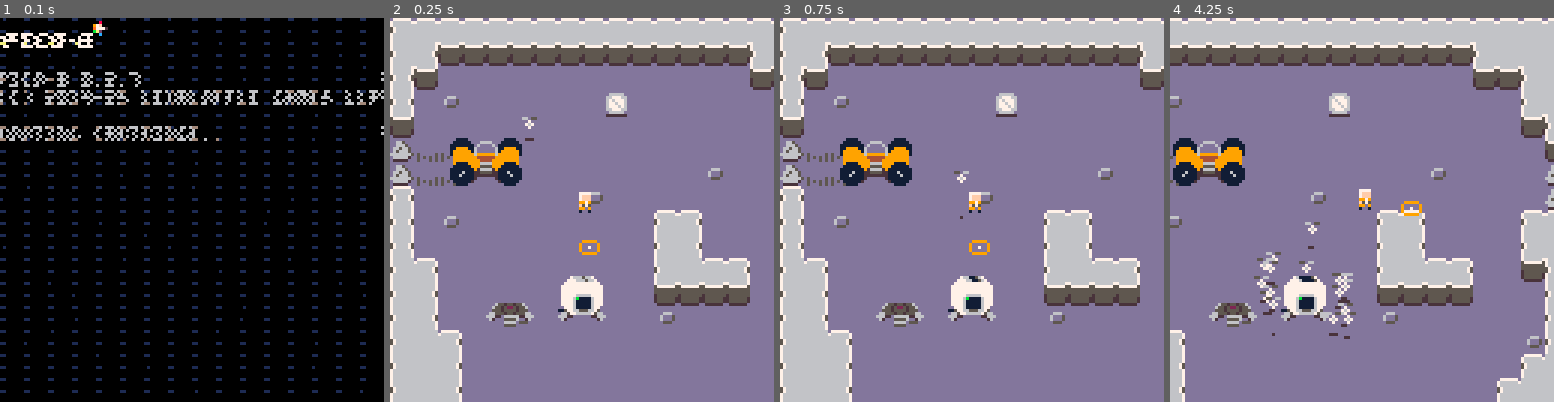
Above: before the commit, frames 1-4 (left to right).
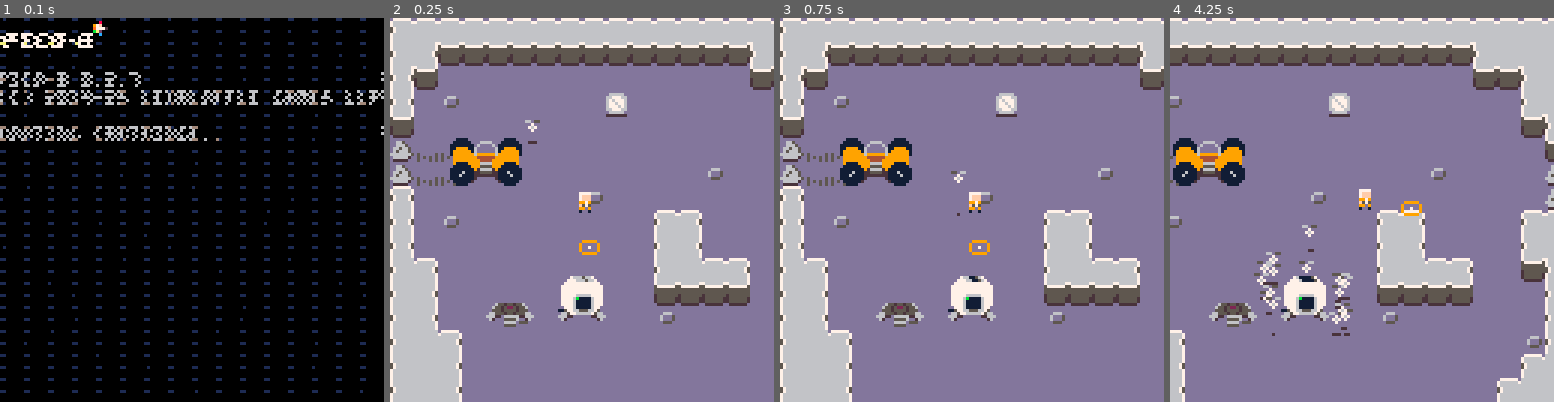
Above: after the commit, the same moments.

Repository: kevinthompson/moonbreak-p8
Game: PICO-8 cartridge moonbreak.p8
Two runs of this game, one before a commit and one after it. Both use one fixed random seed, a clock stepped at 60 frames per second and the inputs below.
Inputs:
- Up to frame 1 (0.1 s): no input
- Up to frame 2 (0.25 s): no input
- Up to frame 3 (0.75 s): tap X (X key) at 0.33 s; tap O (Z key) at 0.7 s
- Up to frame 4 (4.25 s): tap X (X key) at 1.07, 1.85, 2.97, 4.08 s; hold Right 1.6-2.1 s; tap O (Z key) every 0.4 s from 1.7 to 4.1 s; hold Up 2.15-2.42 s; hold Right 2.47-3.03 s; hold Left 3.08-3.58 s; hold Down 3.63-3.97 s; hold Right from 4.02 s (still down)

Frame 1 is identical in both runs. In frame 2, 0.1% of the frame differs, in the area x 34-40%, y 25-33%; in frame 3, less than 0.1%; in frame 4, 0.8%, in the area x 21-49%, y 53-84%.

Commit message:
fix: bot animation with integer overflow
- bots were targeting off screen entities due to interger overflow issues
- fixed hover animation lerping

Diff:
--- a/scripts/entities/bot.lua
+++ b/scripts/entities/bot.lua
@@ -28,16 +28,6 @@
   end,
 
   draw = function(_ENV)
-    if state == "attack" then
-      local angle = atan2(target.x - x, target.y - y)
-      local distance = dist(_ENV, target)
-      local percent = sin(.5 + (attack_timer / attack_frames) * .5)
-      elevation = 4 - percent * 4
-
-      ox = cos(angle) * distance * percent
-      oy = sin(angle) * distance * percent
-    end
-
     sspr(40,0,5,4,x - width/2 + ox, y - height - elevation + oy, 5,4,rnd() > 0.5)
   end,
 
@@ -53,6 +43,7 @@
   attack = function(_ENV, new_target)
     target = new_target
     state = "attack"
+    attack_timer = attack_frames
 
     del(player.bots, _ENV)
     add(target.bots, _ENV)
@@ -70,8 +61,8 @@
   hover = function(_ENV)
     local period = (t() + time_offset) * hover_speed
     elevation = 2.5 + sin(period)
-    ox = cos(period * hover_direction) * hover_distance
-    oy = sin(period * hover_direction) * hover_distance
+    ox = lerp(ox, cos(period * hover_direction) * hover_distance, .1)
+    oy = lerp(oy, sin(period * hover_direction) * hover_distance, .1)
   end,
 
   -- states
@@ -86,17 +77,7 @@
       _ENV:hover()
     end,
 
-    aiming = function(_ENV)
-      -- move towards player
-      elevation = lerp(elevation,2,.1)
-      x = lerp(x, player.x - 3, .1)
-      y = lerp(y, player.y + 4, .1)
-    end,
-
     throw = function(_ENV)
-      ox = 0
-      oy = 0
-
       -- move towards ground target
       elevation = 2.5 + arc(animation_frames,8,animation_frame)
 
@@ -148,6 +129,12 @@
     end,
 
     attack = function(_ENV)
+      if not target or target.health <= 0 then
+        target = nil
+        state = "idle"
+        return
+      end
+
       _ENV:follow(target)
 
       attack_timer -= 1
@@ -160,10 +147,13 @@
         attack_timer = attack_frames
       end
 
-      if target.health <= 0 then
-        target = nil
-        state = "idle"
-      end
+      local angle = atan2(target.x - x, target.y - y)
+      local distance = dist(_ENV, target)
+      local percent = sin(.5 + (attack_timer / attack_frames) * .5)
+      elevation = 4 - percent * 4
+
+      ox = cos(angle) * distance * percent
+      oy = sin(angle) * distance * percent
     end
   }
 })
--- a/scripts/entities/entity.lua
+++ b/scripts/entities/entity.lua
@@ -55,6 +55,7 @@
   -- instance methods
   init = function(_ENV)
     add(entity.objects,_ENV)
+    bots = {}
     path = {}
   end,
 
--- a/scripts/entities/player.lua
+++ b/scripts/entities/player.lua
@@ -8,7 +8,6 @@
   entity_collision = true,
 
   speed=0.5,
-  bots = {},
 
   -- features
   dust_timer = 0,
--- a/scripts/entities/supply.lua
+++ b/scripts/entities/supply.lua
@@ -1,5 +1,4 @@
 supply = entity:extend({
-  bots = {},
   width = 7,
   height = 7,
 
@@ -17,11 +16,6 @@
     end
     bots = {}
     target:collect_supply(_ENV)
-  end,
-
-  init = function(_ENV)
-    entity.init(_ENV)
-    bots = {}
   end,
 
   update = function(_ENV)
--- a/scripts/utilities/helpers.lua
+++ b/scripts/utilities/helpers.lua
@@ -27,7 +27,13 @@
 
 -- circle collision
 function ccol(c1,c2)
-  return dist(c1,c2) < c1.r + c2.r
+  local radsum = c1.r + c2.r
+  if (c1.x-c2.x > radsum)
+  or (c1.y-c2.y > radsum) then
+    return false
+  end
+
+  return dist(c1,c2) < radsum
 end
 
 function dist(c1,c2)
